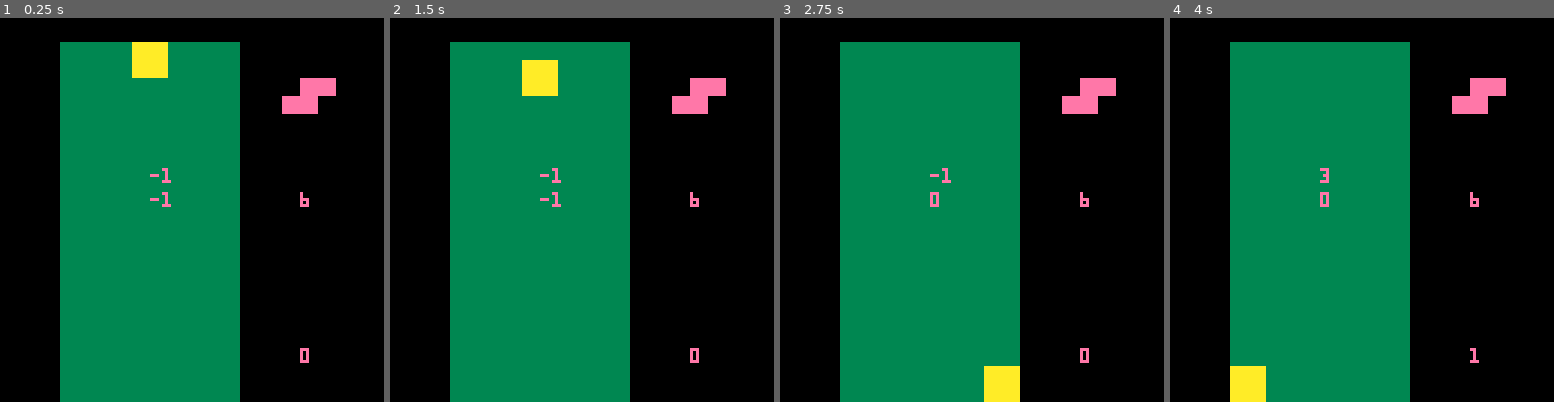
Above: before the commit, frames 1-4 (left to right).
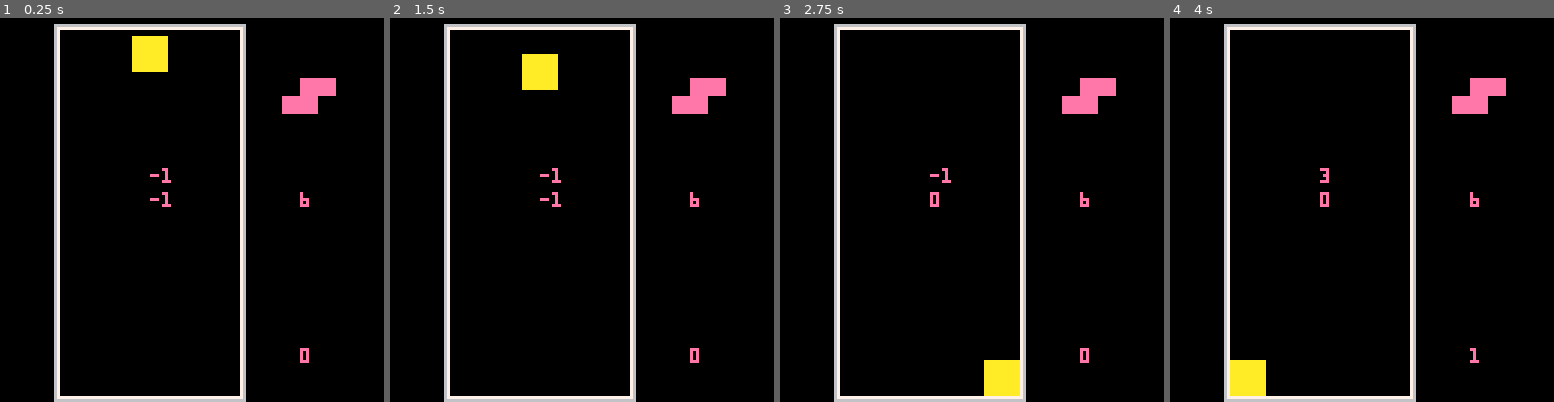
Above: after the commit, the same moments.

Repository: SHKBRD/testris
Game: PICO-8 cartridge tetris.p8
The game is run twice, just before and just after one commit, with the same random seed, the same clock (stepped at 60 frames per second) and the same inputs.
Inputs:
- Up to frame 1 (0.25 s): no input
- Up to frame 2 (1.5 s): tap X (X key) at 0.33, 1.07 s; tap O (Z key) at 0.7 s
- Up to frame 3 (2.75 s): hold Right 1.6-2.1 s; tap O (Z key) at 1.7, 2.1, 2.5 s; tap X (X key) at 1.85 s; hold Up 2.15-2.42 s; hold Right from 2.47 s (still down)
- Up to frame 4 (4 s): tap O (Z key) at 2.9, 3.3, 3.7 s; tap X (X key) at 2.97 s; release Right at 3.03 s; hold Left 3.08-3.58 s; hold Down 3.63-3.97 s

The runs differ from the first frame. In frame 1, 47% of the frame differs, in the area x 14-65%, y 1-100%; in frame 2, 47%; in frame 3, 47%; in frame 4, 47%.

Commit message:
added initial sfx, board, lock gfx

Diff:
--- a/tetris.lua
+++ b/tetris.lua
@@ -37,6 +37,9 @@
     }
 
     currpiece={}
+    lockedpiece=nil
+    lockedpiece_counter=0
+    lockedpiece_counter_max=4
     spawn_new_piece()
     controllingpiece= true
     piecelocking = false
@@ -48,7 +51,7 @@
     boardsizex=10
     boardsizey=21
     boardx=20
-    boardy=2
+    boardy=0
     board={}
     fillboard()
 
@@ -133,7 +136,8 @@
         x=4,
         y=1,
         piecegrid={},
-        gravcounter=0
+        gravcounter=0,
+        locking=false,
     }
     update_next_piece()
 
@@ -214,8 +218,19 @@
 
 function update_counters()
     are_delay_update()
+    if lockedpiece != nil then
+        lockedpiece_update()
+    end
     if currpiece != nil then
         apply_piece_gravity(currpiece)
+    end
+end
+
+function lockedpiece_update()
+    lockedpiece_counter+=1
+    if lockedpiece_counter >= lockedpiece_counter_max then
+        lockedpiece=nil
+        lockedpiece_counter=0
     end
 end
 
@@ -459,7 +474,7 @@
     end
     checking_kick = false
     if not can_rotate then
-        stop("no kick!")
+        --stop("no kick!")
         return
     end
 
@@ -502,6 +517,8 @@
 end
 
 function lock_piece()
+    lockedpiece=deepcopy(currpiece)
+    lockedpiece.color=7
     controllingpiece = false
     piecelocking = true
     set_piece_to_grid(currpiece)
@@ -510,7 +527,9 @@
 end
 
 function draw_board_backing()
-    rectfill(boardx, boardy+6, boardx+boardsizex*6-1, boardy+boardsizey*6-1, 3)
+    rectfill(boardx-2, boardy+2, boardx+boardsizex*6+1, boardy+boardsizey*6+1, 6)
+    rectfill(boardx-1, boardy+3, boardx+boardsizex*6, boardy+boardsizey*6, 7)
+    rectfill(boardx, boardy+4, boardx+boardsizex*6-1, boardy+boardsizey*6-1, 0)
 end
 
 function draw_board_block(x, y, block_type)
@@ -539,7 +558,13 @@
             by=y+(rowi-2)*6
             result=p.piecegrid[rowi][coli]
             if result != 0 then
-                draw_board_block(bx,by,p.color)
+                if p.locking == true then
+                    draw_board_block(bx,by,6)
+                else
+                    draw_board_block(bx,by,p.color)
+                end
+
+
             end
         end
     end
@@ -551,6 +576,9 @@
     draw_board_blocks()
     if currpiece then
         draw_tetrimino(boardx+currpiece.x*6, boardy+currpiece.y*6,currpiece)
+    end
+    if lockedpiece != nil then
+        draw_tetrimino(boardx+lockedpiece.x*6, boardy+lockedpiece.y*6,lockedpiece)
     end
     nextp={
         pieceid=piecebag[#piecebag],
Not shown, changed: the sound effects (__sfx__) section of tetris.p8
